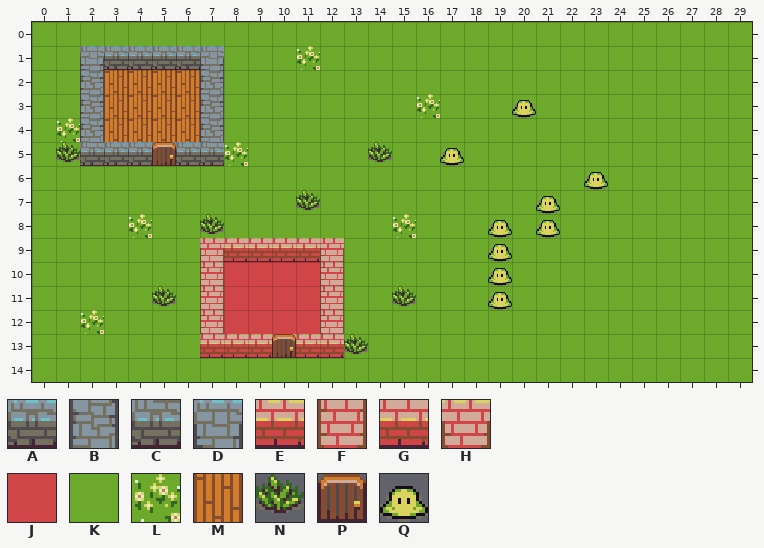
A Tiled map (JSON) gets an edit: assets/tilemaps/map.json. That is the earlier state.
Cells are 16x16 px. Shown: x 0..29, y 0..14.
Key: from "basictiles": A 0, B 1, C 2, D 3, E 4, F 5, G 6, H 7, J 9, K 11, L 12, M 16, N 20, P 48; from "characters": Q 49.
_ is an empty cell.
Objects are placed by their top-left corner, in cells (3,4 is the top-left corner of cell 3,4); size is 1x1 cell unless given.
Layer "world" before, first column x 0:
 0 KKKKKKKKKKKKKKKKKKKKKKKKKKKKKK
 1 KKDAAAADKKKLKKKKKKKKKKKKKKKKKK
 2 KKBMMMMBKKKKKKKKKKKKKKKKKKKKKK
 3 KKBMMMMBKKKKKKKKLKKKKKKKKKKKKK
 4 KLBMMMMBKKKKKKKKKKKKKKKKKKKKKK
 5 KKCAAAACLKKKKKKKKKKKKKKKKKKKKK
 6 KKKKKKKKKKKKKKKKKKKKKKKKKKKKKK
 7 KKKKKKKKKKKKKKKKKKKKKKKKKKKKKK
 8 KKKKLKKKKKKKKKKLKKKKKKKKKKKKKK
 9 KKKKKKKHEEEEHKKKKKKKKKKKKKKKKK
10 KKKKKKKFJJJJFKKKKKKKKKKKKKKKKK
11 KKKKKKKFJJJJFKKKKKKKKKKKKKKKKK
12 KKLKKKKFJJJJFKKKKKKKKKKKKKKKKK
13 KKKKKKKGEEEEGKKKKKKKKKKKKKKKKK
14 KKKKKKKKKKKKKKKKKKKKKKKKKKKKKK
Layer "world2" before, first column x 0:
 0 ______________________________
 1 ______________________________
 2 ______________________________
 3 ______________________________
 4 ______________________________
 5 _N___P________N_______________
 6 ______________________________
 7 ___________N__________________
 8 _______N______________________
 9 ______________________________
10 ______________________________
11 _____N_________N______________
12 ______________________________
13 __________P__N________________
14 ______________________________
Objects on layer "enemies" before:
Q at 20,3
Q at 17,5
Q at 23,6
Q at 21,7
Q at 19,8
Q at 21,8
Q at 19,9
Q at 19,10
Q at 19,11
Once edited:
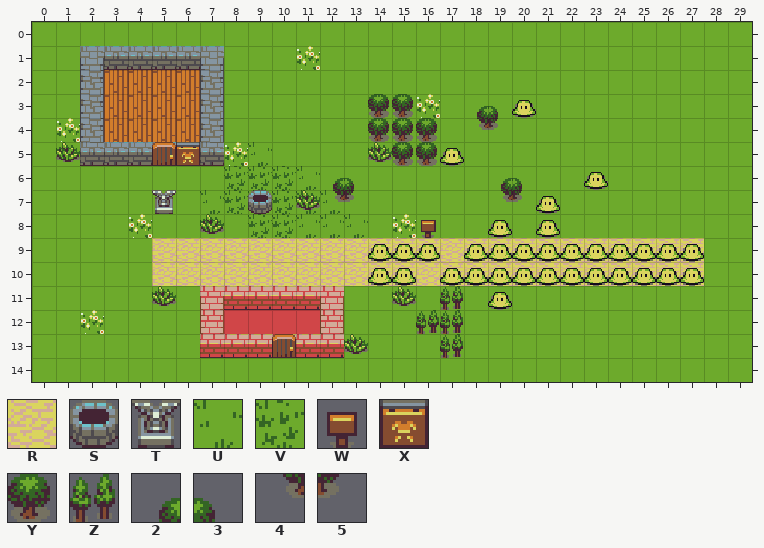
Further tiles: from "basictiles": R 10, S 31, T 47, U 64, V 65, W 67, X 70, Y 76, Z 77, 2 107, 3 108, 4 115, 5 116.
The edit:
Changed rows in their new state; . is an unchanged cell.
Layer "world":
first column x 5:
 5 ....U..................
 6 ...VVVU................
 7 ..UVVVUU...............
 8 ....VVUUU..............
 9 RRRRRRRRRRRRRRRRRRRRRRR
10 RRRRRRRRRRRRRRRRRRRRRRR
11 ..HEEEEH...............
Layer "world2":
first column x 5:
 3 .........YY..23.
 4 .........YYY.45.
 5 .X........YY....
 6 .......23.....23
 7 T...S..45.....45
 8 ...........W....
11 ............Z...
12 ...........ZZ...
13 ............Z...
Layer "enemies":
added: Q at 20,9
added: Q at 21,9
added: Q at 22,9
added: Q at 23,9
added: Q at 24,9
added: Q at 25,9
added: Q at 26,9
added: Q at 27,9
added: Q at 18,9
added: Q at 14,9
added: Q at 15,9
added: Q at 16,9
added: Q at 20,10
added: Q at 21,10
added: Q at 22,10
added: Q at 23,10
added: Q at 24,10
added: Q at 25,10
added: Q at 26,10
added: Q at 27,10
added: Q at 18,10
added: Q at 14,10
added: Q at 15,10
added: Q at 17,10
Pixel boxes of the changes (left, top, right, bottom) in both pictures:
changed: (152, 94, 704, 358)
